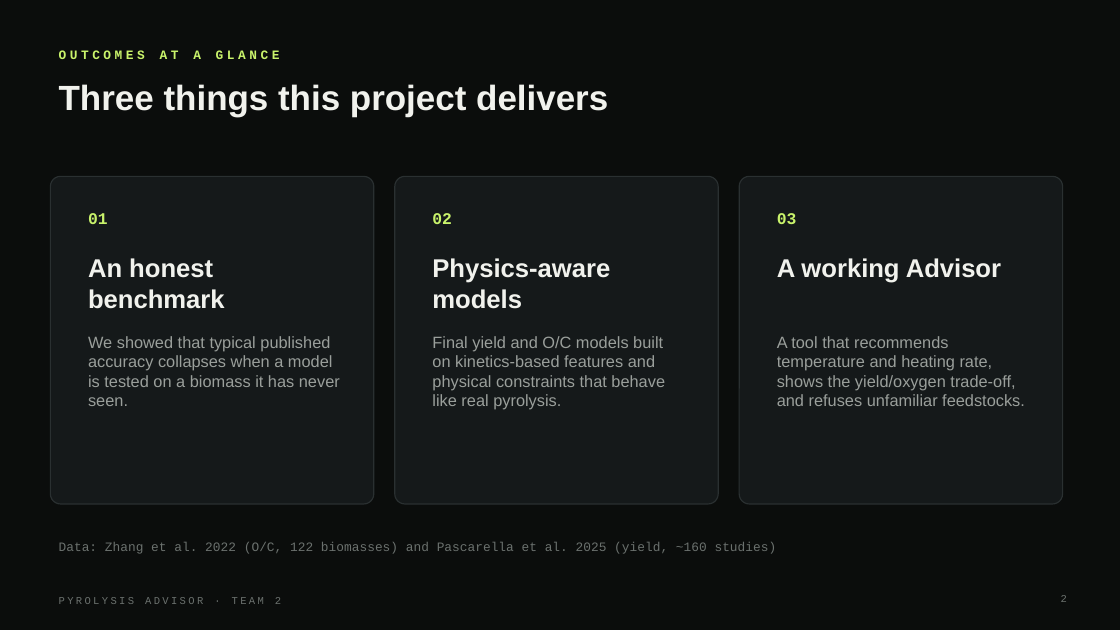
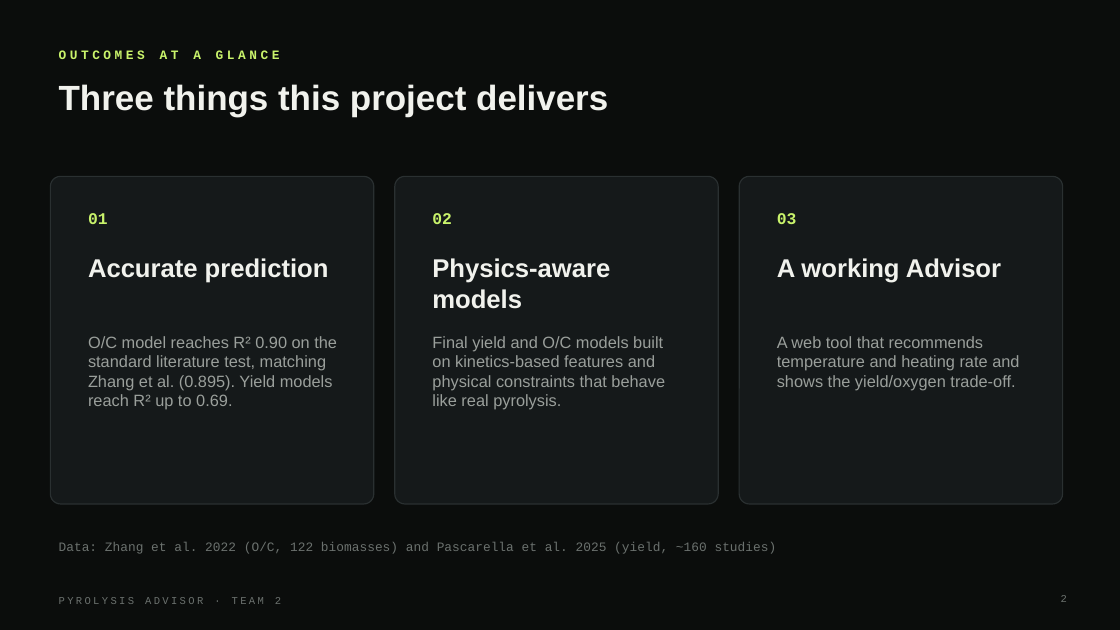
Before and after one commit to umasuthanpalaniappan/BioOil-Automation, a slide deck: slide 2 of pyrolysis_advisor/docs/Pyrolysis_Advisor_Results.pptx. Drawn at 1120x630 pixels with LibreOffice and Linux fonts; fonts in the diff are those of the drawing. Boxes give left, top, right and bottom in pixels: in the first picture for what was removed or moved away, otherwise in the second. Text is boxed around its words. In the diff, an @@ line names an element or a change of style, - is before the commit and + after.

```diff
--- a/pyrolysis_advisor/docs/Pyrolysis_Advisor_Results.pptx
+++ b/pyrolysis_advisor/docs/Pyrolysis_Advisor_Results.pptx
@@ text at box(88, 258, 329, 283): text changed @@
-An honest benchmark
+Accurate prediction
@@ text at box(88, 336, 337, 409): text changed @@
-We showed that typical published accuracy collapses when a model is tested on a biomass it has never seen.
+O/C model reaches R² 0.90 on the standard literature test, matching Zhang et al. (0.895). Yield models reach R² up to 0.69.
@@ text at box(777, 336, 1019, 390): text changed @@
-A tool that recommends temperature and heating rate, shows the yield/oxygen trade-off, and refuses unfamiliar feedstocks.
+A web tool that recommends temperature and heating rate and shows the yield/oxygen trade-off.
```
Also in this commit, not shown: 9 other slides changed, 2 slides added, 17 other files.
